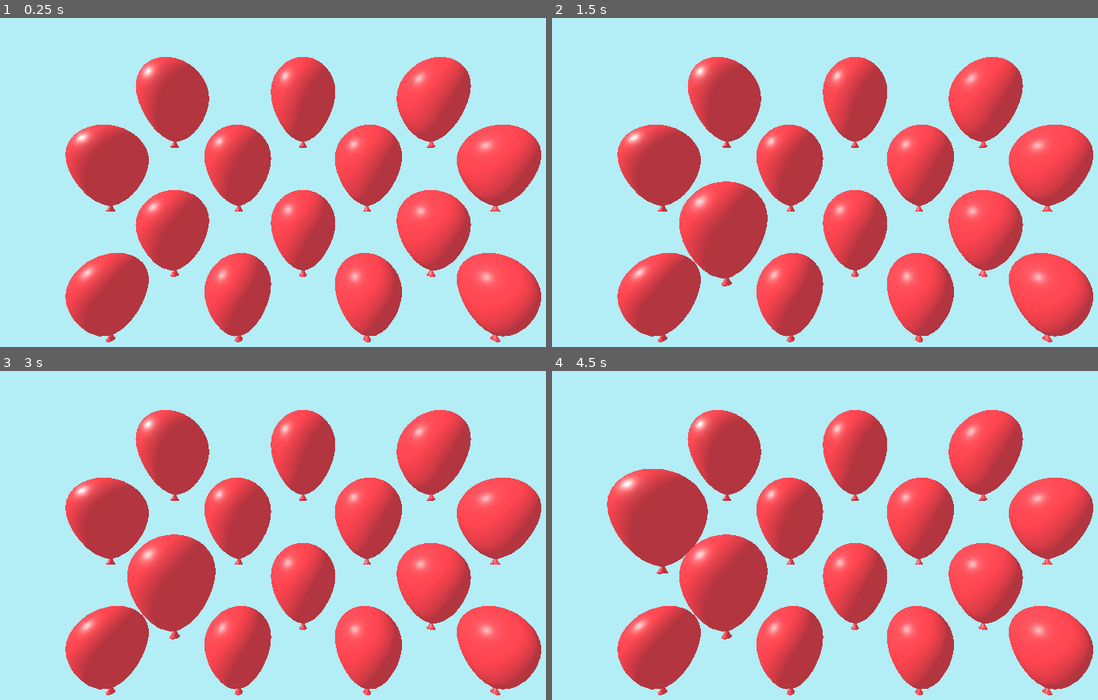
Above: before the commit, frames 1-4 (two rows, left to right).
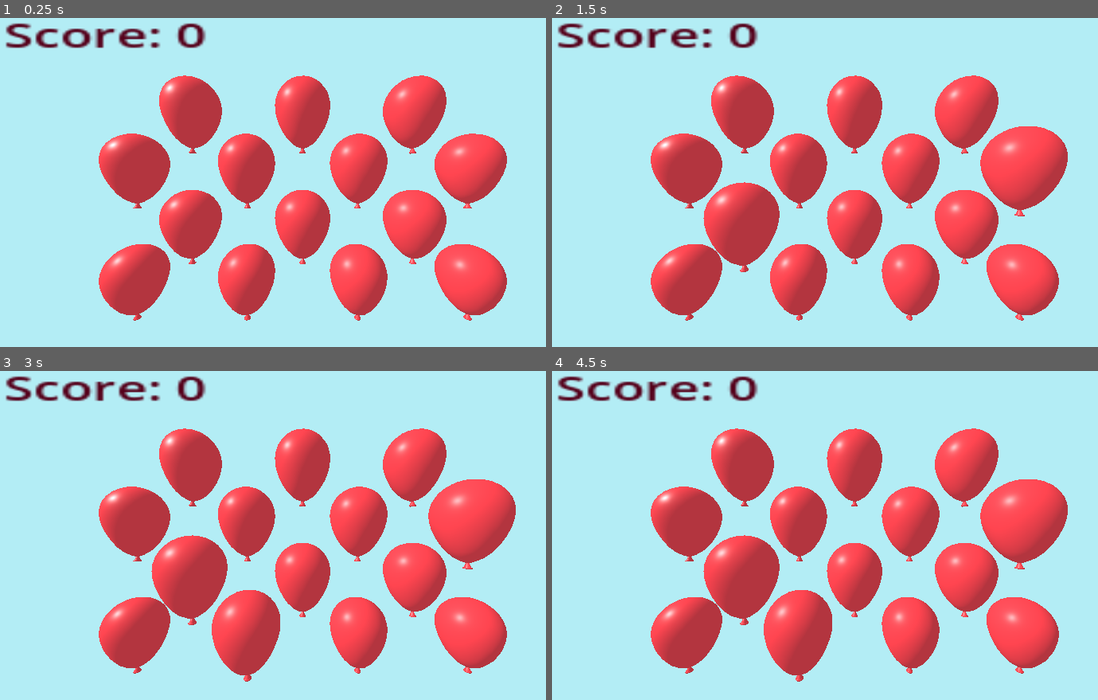
Above: after the commit, the same moments.

Repository: Rambling-Bramble-Blog/Godot-4-Mini-Courses
Game: Godot game, scene res://Balloon Popper/balloon_popper.tscn
The game is run twice, just before and just after one commit, with the same random seed, the same clock (stepped at 60 frames per second) and the same inputs. The project has no main scene, so this scene is started directly.
Inputs (mouse positions are in pixels of both pictures, inside the frame that each line leads up to):
- Up to frame 1 (0.25 s): no input
- Up to frame 2 (1.5 s): tap Enter at 0.5 s; move the mouse to (994, 172) at 0.52 s; click (994, 172) at 0.67 s; tap Space at 1.25 s; drag from (726, 205) to (819, 261) at 1.27 s
- Up to frame 3 (3 s): tap Enter at 2 s; move the mouse to (365, 463) at 2.02 s; click (365, 463) at 2.17 s; tap Space at 2.75 s; drag from (267, 614) to (109, 489) at 2.77 s
- Up to frame 4 (4.5 s): tap Enter at 3.5 s; move the mouse to (1043, 594) at 3.52 s; click (1043, 594) at 3.67 s; tap Space at 4.25 s; drag from (661, 489) to (754, 453) at 4.27 s

The runs differ from the first frame. In frame 1, 30% of the frame differs, in the area x 1-100%, y 1-99%; in frame 2, 30%; in frame 3, 30%; in frame 4, 31%.

Commit message:
D: Score Label added. Part 6. Finished.

Diff:
--- a/Balloon Popper/balloon_manager.gd
+++ b/Balloon Popper/balloon_manager.gd
@@ -1,7 +1,13 @@
 extends Node3D
 
 var score :int = 0
+var score_text : Label
+
+func _ready() -> void:
+	score_text = $ScoreText
+	score_text.text = "Score: 0"
 
 func increase_score(amount :int):
 	score += amount
+	score_text.text = "Score: " + str(score)
 	print(score)
--- a/Balloon Popper/balloon_popper.tscn
+++ b/Balloon Popper/balloon_popper.tscn
@@ -7,11 +7,17 @@
 background_mode = 1
 background_color = Color(0.70394075, 0.9292994, 0.9599672, 1)
 
+[sub_resource type="LabelSettings" id="LabelSettings_bxkad"]
+font_size = 20
+font_color = Color(0.33269098, 0, 0.10067018, 1)
+
 [node name="Balloon_Popper_Root" type="Node3D"]
 script = ExtResource("1_hm4d0")
 
 [node name="Camera3D" type="Camera3D" parent="."]
 transform = Transform3D(1, 0, 0, 0, 1, 0, 0, 0, 1, 0.9475875, -0.32514453, 8.634879)
+projection = 2
+near = 0.559
 
 [node name="DirectionalLight3D" type="DirectionalLight3D" parent="."]
 transform = Transform3D(0.6189366, 0.27317587, -0.73640513, 0.47089767, 0.6213246, 0.6262676, 0.6286278, -0.7343914, 0.25592265, 0, 0, 0)
@@ -62,3 +68,11 @@
 
 [node name="RedBalloon14" parent="Balloons" instance=ExtResource("2_bxkad")]
 transform = Transform3D(1, 0, 0, 0, 1, 0, 0, 0, 1, -2, -2, 5)
+
+[node name="ScoreText" type="Label" parent="."]
+offset_left = 40.0
+offset_right = 116.0
+offset_bottom = 28.0
+scale = Vector2(4.8665514, 3.097891)
+text = "Score: 0"
+label_settings = SubResource("LabelSettings_bxkad")
Not shown: 1 places in Balloon Popper/balloon_popper.tscn that only renumber resources
